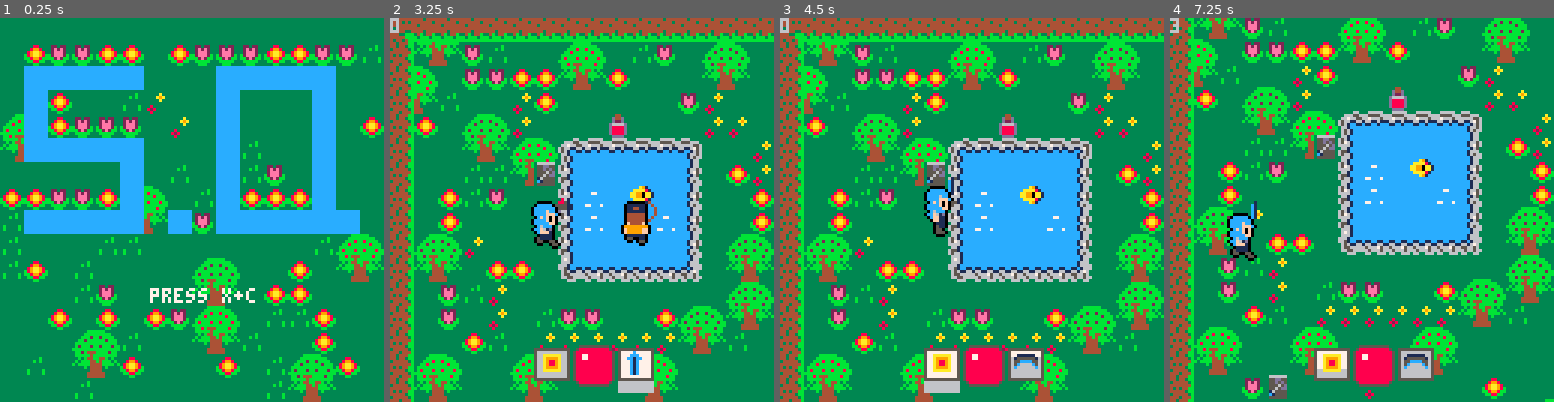
Above: before the commit, frames 1-4 (left to right).
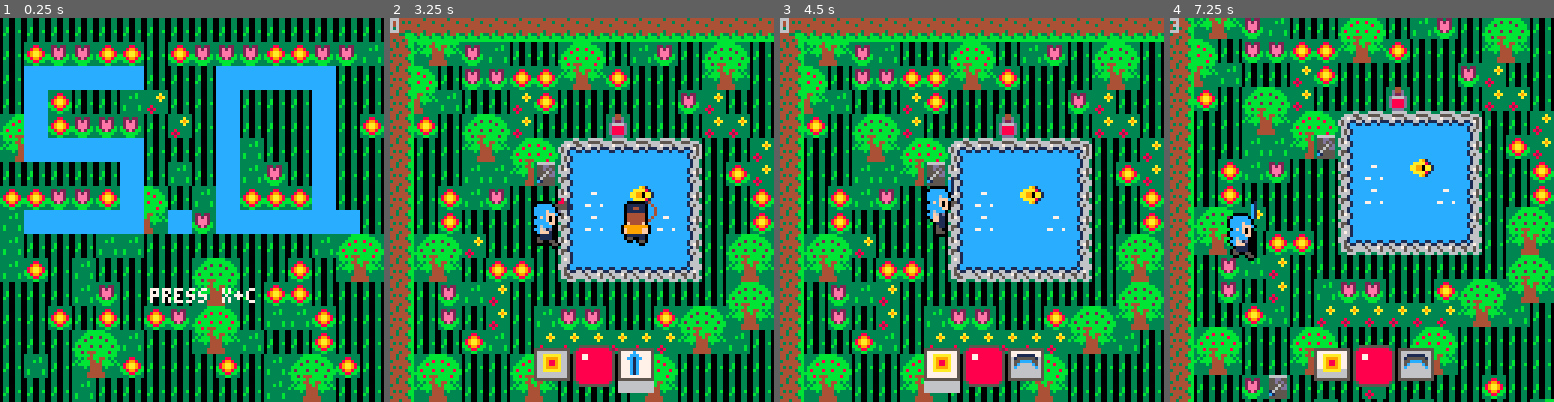
Above: after the commit, the same moments.

Repository: JasonHaenlin/pico-8-sophiaquest
Game: PICO-8 cartridge sophiaquest.p8
Two runs of this game, one before a commit and one after it. Both use one fixed random seed, a clock stepped at 60 frames per second and the inputs below.
Inputs:
- Up to frame 1 (0.25 s): no input
- Up to frame 2 (3.25 s): tap O (Z key) at 0.33, 0.7, 1.43, 2.22, 3.1 s; tap X (X key) at 1.07, 2.07, 2.4, 2.73, 3.07 s; hold Left 1.97-2.37 s; hold Down 2.42-2.82 s; hold Right from 2.87 s (still down)
- Up to frame 3 (4.5 s): tap X (X key) every 0.33 s from 3.4 to 4.4 s; release Right at 3.53 s; hold Up 3.58-4.08 s; tap O (Z key) at 3.98 s; hold Right from 4.13 s (still down)
- Up to frame 4 (7.25 s): release Right at 4.53 s; hold Down 4.58-5.08 s; tap X (X key) every 0.33 s from 4.73 to 7.07 s; tap O (Z key) at 4.87, 5.75, 6.63 s; hold Left 5.13-5.8 s; hold Up 5.85-6.18 s; hold Left 6.23-6.63 s; hold Down 6.68-7.08 s; hold Right from 7.13 s (still down)

The runs differ from the first frame. In frame 1, 27% of the frame differs, in the area x 0-100%, y 0-100%; in frame 2, 19%; in frame 3, 19%; in frame 4, 21%.

Commit message:
parking et façade de polytech

Diff:
--- a/sophiaquest.p8
+++ b/sophiaquest.p8
@@ -1070,27 +1070,27 @@
 5635363221202025262021322023242020202222222222222020202020232458000000000000000000000000000000000000000000000000000000000000000000000000000000000000000000000000000000000000000000000000000000000000000000000000000000000000000000000000000000000000000000000000
 5626203232222235362220202033342020202220202020202020322031333458000000000000000000000000000000000000000202215252121512505000000000000000000000000000000000000000000000000000000000000000000000000000000000000000000000000000000000000000000000000000000000000000
 5636212020312220202020203231202020202120232420203232202020202058000000000000000000000000000000000000000202215252121512505000000000000000000000000000000000000000000000000000000000000000000000000000000000000000000000000000000000000000000000000000000000000000
-5622202324312020202020202031312020202120333420203220222020312058000000000000000000000000000000000000000202215252121512505000000000000000000000000000000000000000000000000000000000000000000000000000000000000000000000000000000000000000000000000000000000000000
+5622202324312020202020202031312020202120333420203220222020312058000000000000000000000000000000000000000202315252121512505000000000000000000000000000000000000000000000000000000000000000000000000000000000000000000000000000000000000000000000000000000000000000
 562020333425260a0b0b0b0b0c20203120202120202039203232322032203158000000000000000000000000000000000000000202215252123e12505000000000000000000000000000000000000000000000000000000000000000000000000000000000000000000000000000000000000000000000000000000000000000
 562020212135391a1b1b1b1b1c20223120202121202020203232322220202058000000000000000000000000000000000000000202215252123e12505000000000000000000000000000000000000000000000000000000000000000000000000000000000000000000000000000000000000000000000000000000000000000
-562022213220201a0d1b1d1b1c20202221212120202020202232222020382058000000000000000000000202020202020202020202215252123e12505000000000000000000000000000000000000000000000000000000000000000000000000000000000000000000000000000000000000000000000000000000000000000
-562022202020201a0d1b1b0d1c20202221202220200a0b0c2020202020203258000000000000000000000202020202020202020202215252123e1250500000000000001f1f0000000000000000000000000000000000000000000000000000000000000000000000000000000000000000000000000000000000000000000000
-562324312020201a1b1b1b1b1c20232420202220201a1b1c2020202023242058000000000000000000002121212121212121212121215252123e125050000000001f1f1f1f0000000000000000000000000000000000000000000000000000000000000000000000000000000000000000000000000000000000000000000000
-563334202222202a2b2b2b2b2c20333420202220202a2b2c20202020333420580000000000000000000061616161610361616161616162522e2e2e506061616161616161616100000000000000000000000000000000000000000000000000000000000000000000000000000000000000000000000000000000000000000000
-56203221312020202020202020202324202021212020202020222020202020580000000000000000000061616161611361616161616161622e2e2e606161616161616161616100000000000000000000000000000000000000000000000000000000000000000000000000000000000000000000000000000000000000000000
-5620322031202132322020222324333420202221212120202022202020203158000000000000000000001212122f2f2f2f2f121212120101121212010112121212121212121200000000000000000000000000000000000000000000000000000000000000000000000000000000000000000000000000000000000000000000
-5620202221203131313131313334212020222038202039202020202020322058000000000000000000001111111111111111111111110101121212010111111111111111111100000000000000000000000000000000000000000000000000000000000000000000000000000000000000000000000000000000000000000000
-5625262020252620202025262020202020222020202020202020202032202058000000000000000000001212121212121212121212120101121212010112121212121212121200000000000000000000000000000000000000000000000000000000000000000000000000000000000000000000000000000000000000000000
-5635362020353620202035362020202020202020232420202020382020202058000000000000000000004141414141414141414141414141414141414141414141414141414100000000000000000000000000000000000000000000000000000000000000000000000000000000000000000000000000000000000000000000
-5620203239202020312020202022202020202020333420212120202020233158000000000000000000004141414141414141414141414141414141414141414141414141414100000000000000000000000000000000000000000000000000000000000000000000000000000000000000000000000000000000000000000000
-56202020202032202020322020202025262020202020202121213220203334580000000000000000000000000000000000000000000000001f1f1f1f1f1f1f1f1f1f1f1f000000000000000000000000000000000000000000000000000000000000000000000000000000000000000000000000000000000000000000000000
-56202020202020202020222020202035362020322021202121202020202020580000000000000000000000000000000000000000000000001f1f1f1f1f1f1f1f1f1f1f1f000000000000000000000000000000000000000000000000000000000000000000000000000000000000000000000000000000000000000000000000
-5620312020232432202020202526202020202020212020202020202526252658000000000000000000000000000000000000000000000000000000000000000000000000000000000000000000000000000000000000000000000000000000000000000000000000000000000000000000000000000000000000000000000000
-5620202020333420322020203536200a0b0c2021202121202020203536353658000000000000000000000000000000000000000000000000000000000000000000000000000000000000000000000000000000000000000000000000000000000000000000000000000000000000000000000000000000000000000000000000
-5620202020202020202020202020201a1b1c2021212020202324202526252658000000000000000000000000000000000000000000000000000000000000000000000000000000000000000000000000000000000000000000000000000000000000000000000000000000000000000000000000000000000000000000000000
-5620222032203120202022202020202a2b2c2020202032203334203536353658000000000000000000000000000000000000000000000000000000000000000000000000000000000000000000000000000000000000000000000000000000000000000000000000000000000000000000000000000000000000000000000000
-5620222020202020322020252620322020203820312020202020202526252658000000000000000000000000000000000000000000000000000000000000000000000000000000000000000000000000000000000000000000000000000000000000000000000000000000000000000000000000000000000000000000000000
-562020200a0b0c20202020353620202020202020313131200a0b0c3536353658000000000000000000000000000000000000000000000000000000000000000000000000000000000000000000000000000000000000000000000000000000000000000000000000000000000000000000000000000000000000000000000000
+562022213220201a0d1b1d1b1c20202221212120202020202232222020382058000000000000000000020202020202020202020202315252123e12505000000000000000000000000000000000000000000000000000000000000000000000000000000000000000000000000000000000000000000000000000000000000000
+562022202020201a0d1b1b0d1c20202221202220200a0b0c2020202020203258000000000000000000020202020202020202020202215252123e1250500000000000001f1f0000000000000000000000000000000000000000000000000000000000000000000000000000000000000000000000000000000000000000000000
+562324312020201a1b1b1b1b1c20232420202220201a1b1c2020202023242058000000000000000000212121213121212121213121315252123e125050000000001f1f1f1f0000000000000000000000000000000000000000000000000000000000000000000000000000000000000000000000000000000000000000000000
+563334202222202a2b2b2b2b2c20333420202220202a2b2c20202020333420580000000000000000006161616161610361616161616162522e2e2e506061616161616161616100000000000000000000000000000000000000000000000000000000000000000000000000000000000000000000000000000000000000000000
+56203221312020202020202020202324202021212020202020222020202020580000000000000000006161616161611361616161616161622e2e2e606161616161616161616100000000000000000000000000000000000000000000000000000000000000000000000000000000000000000000000000000000000000000000
+5620322031202132322020222324333420202221212120202022202020203158000000000000000000121212122f2f2f2f2f121212120101121212010112121212121212121200000000000000000000000000000000000000000000000000000000000000000000000000000000000000000000000000000000000000000000
+5620202221203131313131313334212020222038202039202020202020322058000000000000000000111111111111111111111111110101121212010111111111111111111100000000000000000000000000000000000000000000000000000000000000000000000000000000000000000000000000000000000000000000
+5625262020252620202025262020202020222020202020202020202032202058000000000000000000121212121212121212121212120101121212010112121212121212121200000000000000000000000000000000000000000000000000000000000000000000000000000000000000000000000000000000000000000000
+5635362020353620202035362020202020202020232420202020382020202058000000000000000000414141414141414141414141414141414141414141414141414141414100000000000000000000000000000000000000000000000000000000000000000000000000000000000000000000000000000000000000000000
+5620203239202020312020202022202020202020333420212120202020233158000000000000000000414141414141414141414141414141414141414141414141414141414100000000000000000000000000000000000000000000000000000000000000000000000000000000000000000000000000000000000000000000
+5620202020203220202032202020202526202020202020212121322020333458000000000000000000101010101010101010101010105151101010101010101010101010101000000000000000000000000000000000000000000000000000000000000000000000000000000000000000000000000000000000000000000000
+5620202020202020202022202020203536202032202120212120202020202058000000000000000000202020202020202020202020205151202020202020202020202020202000000000000000000000000000000000000000000000000000000000000000000000000000000000000000000000000000000000000000000000
+5620312020232432202020202526202020202020212020202020202526252658000000000000000000023f123f123f123f123f2324310e0f212121212132212121212121210200000000000000000000000000000000000000000000000000000000000000000000000000000000000000000000000000000000000000000000
+5620202020333420322020203536200a0b0c2021202121202020203536353658000000000000000000023f123f123f123f123f3334020e0f213102212121212221213221210200000000000000000000000000000000000000000000000000000000000000000000000000000000000000000000000000000000000000000000
+5620202020202020202020202020201a1b1c2021212020202324202526252658000000000000000000023f123f123f123f123f2102210e0f232421210202020202020202020200000000000000000000000000000000000000000000000000000000000000000000000000000000000000000000000000000000000000000000
+5620222032203120202022202020202a2b2c2020202032203334203536353658000000000000000000021212121212121212122121220e0f333423240200000000000000000000000000000000000000000000000000000000000000000000000000000000000000000000000000000000000000000000000000000000000000
+5620222020202020322020252620322020203820312020202020202526252658000000000000000000021212121212121212121212121212212133340200000000000000000000000000000000000000000000000000000000000000000000000000000000000000000000000000000000000000000000000000000000000000
+562020200a0b0c20202020353620202020202020313131200a0b0c3536353658000000000000000000021212121212121212121212121212020202020200000000000000000000000000000000000000000000000000000000000000000000000000000000000000000000000000000000000000000000000000000000000000
 562020201a1b1c20202020202020202020203120202031311a1d1c2526252658000000000000000000000000000000000000000000000000000000000000000000000000000000000000000000000000000000000000000000000000000000000000000000000000000000000000000000000000000000000000000000000000
 562020202a2b2c2022203120202023242020312420202031312b2c3536353658000000000000000000000000000000000000000000000000000000000000000000000000000000000000000000000000000000000000000000000000000000000000000000000000000000000000000000000000000000000000000000000000
 5620202020202020202031203120333420323134203220203120202020252658000000000000000000000000000000000000000000000000000000000000000000000000000000000000000000000000000000000000000000000000000000000000000000000000000000000000000000000000000000000000000000000000
Not shown, changed: 24 lines of the sprite sheet (__gfx__) section of sophiaquest.p8
